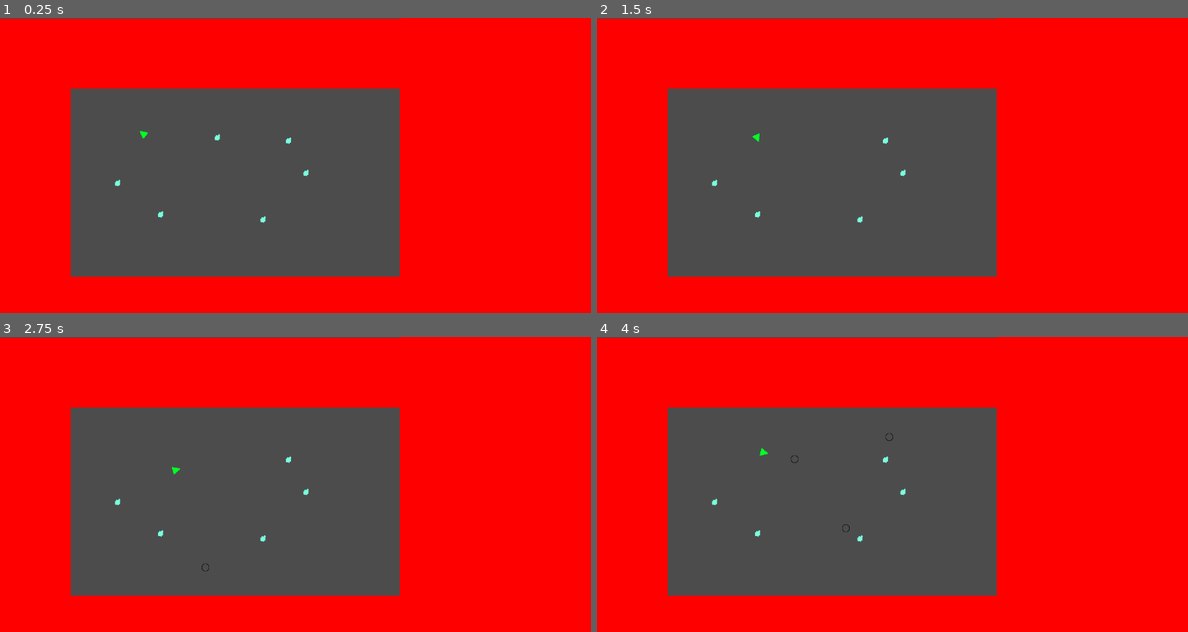
Above: before the commit, frames 1-4 (two rows, left to right).
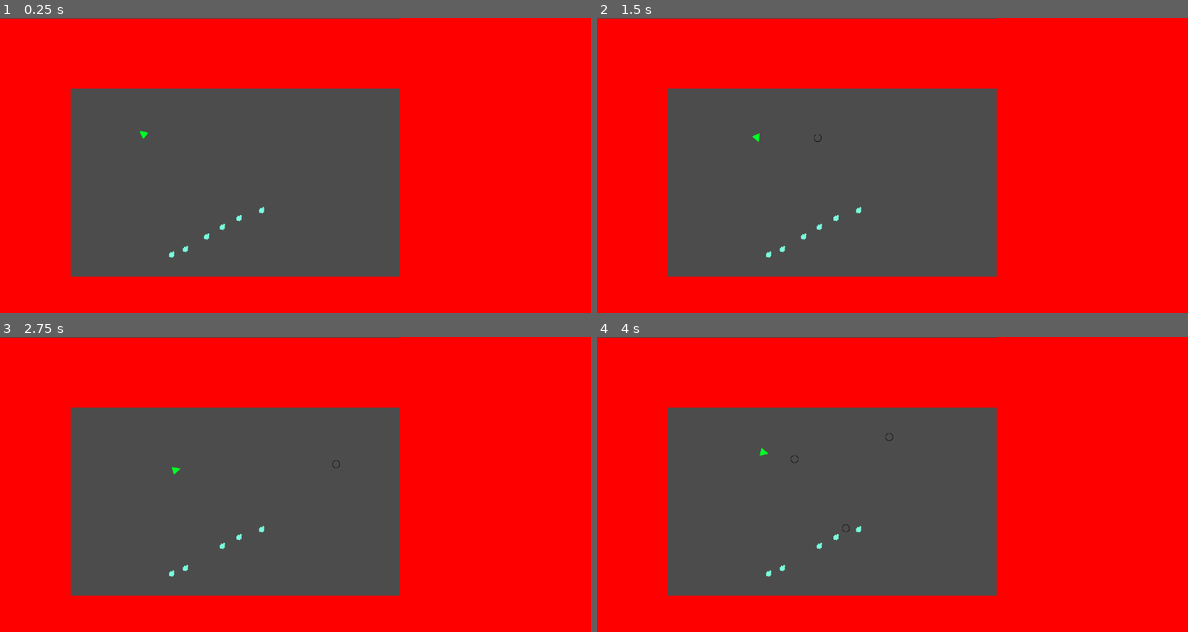
Above: after the commit, the same moments.

Repository: bentuttle2000/Game-Jam-F2021-2pm
Game: Godot game, scene res://Stages/StageOne.tscn
Two runs of this game, one before a commit and one after it. Both use one fixed random seed, a clock stepped at 60 frames per second and the inputs below.
Inputs (mouse positions are in pixels of both pictures, inside the frame that each line leads up to):
- Up to frame 1 (0.25 s): no input
- Up to frame 2 (1.5 s): tap Enter (ui_accept) at 0.5, 0.77 s; move the mouse to (1022, 150) at 0.52 s; hold D (ui_right) 0.53-1.28 s; move the mouse to (774, 180) at 1.27 s; hold S (ui_down) from 1.28 s (still down)
- Up to frame 3 (2.75 s): tap Enter (ui_accept) at 1.52 s; move the mouse to (354, 419) at 2.02 s; release S (ui_down) at 2.03 s; hold D (ui_right) from 2.03 s (still down)
- Up to frame 4 (4 s): tap Enter (ui_accept) at 2.75, 3.02, 3.77 s; move the mouse to (862, 543) at 2.77 s; release D (ui_right) at 2.78 s; hold W (ui_up) 2.78-3.53 s; move the mouse to (1069, 528) at 3.52 s; hold A (ui_left) from 3.53 s (still down)

The runs differ from the first frame. In frame 1, 0.2% of the frame differs, in the area x 19-53%, y 39-82%; in frame 2, 0.2%; in frame 3, 0.2%; in frame 4, 0.2%.

Commit message:
I was told to test stuff
the enemies moved

Diff:
--- a/GameJam/Stages/StageOne.tscn
+++ b/GameJam/Stages/StageOne.tscn
@@ -26,19 +26,19 @@
 scale = Vector2( 31.8609, 42.2039 )
 
 [node name="Enemy" parent="." instance=ExtResource( 2 )]
-position = Vector2( 470.787, 259.89 )
+position = Vector2( 482.084, 453.731 )
 
 [node name="Enemy2" parent="." instance=ExtResource( 2 )]
-position = Vector2( 348.498, 427.088 )
+position = Vector2( 371.688, 513.9 )
 
 [node name="Enemy3" parent="." instance=ExtResource( 2 )]
-position = Vector2( 624.9, 267.461 )
+position = Vector2( 517.871, 435.139 )
 
 [node name="Enemy4" parent="." instance=ExtResource( 2 )]
-position = Vector2( 570.425, 437.925 )
+position = Vector2( 447.937, 475.385 )
 
 [node name="Enemy5" parent="." instance=ExtResource( 2 )]
-position = Vector2( 254.916, 358.833 )
+position = Vector2( 402.378, 501.538 )
 
 [node name="Enemy6" parent="." instance=ExtResource( 2 )]
-position = Vector2( 663.029, 336.501 )
+position = Vector2( 567.298, 417.962 )
